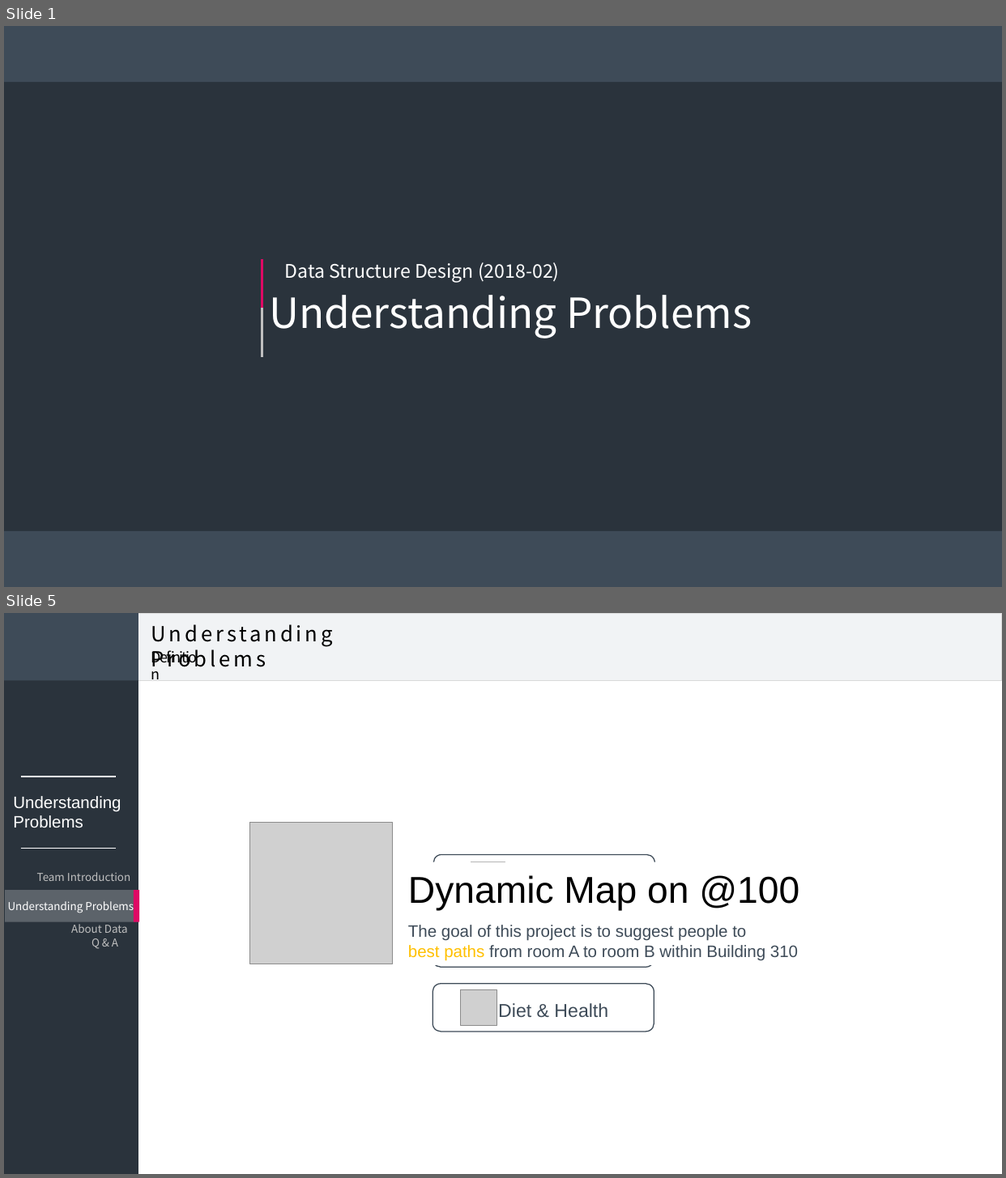
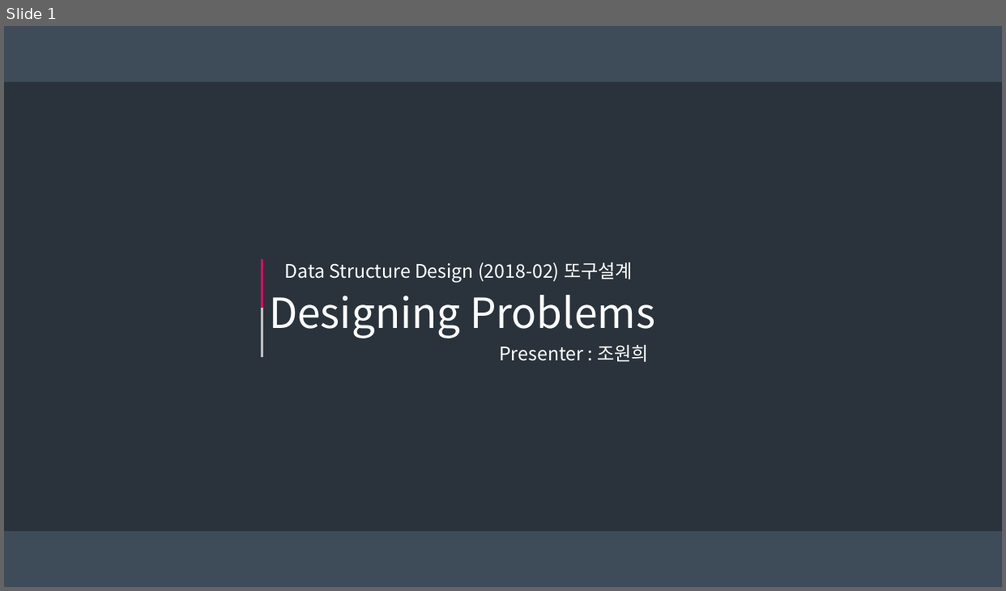
Before and after one commit to DDoGuSulGye/Presentation, a slide deck: 발표자료/03. Designing Problems.pptx. Shown one above the other, each under a label of ours: slides 1 and 5 before the commit, slide 1 after it; the slides between them are not shown. The pictures are 1006x1178 and 1006x591 pixels, drawn with LibreOffice and Linux fonts; fonts in the diff are those of the drawing; grey boxes stand for pictures. Boxes give left, top, right and bottom in pixels: in the first picture for what was removed or moved away, otherwise in the second. Text is boxed around its words. In the diff, an @@ line names an element or a change of style, - is before the commit and + after.

```diff
--- a/발표자료/03. Designing Problems.pptx
+++ b/발표자료/03. Designing Problems.pptx
@@ slide 5 removed at bbox=[4, 613, 1002, 1174], background #FFFFFF @@
@@ rectangle removed at bbox=[4, 613, 138, 1174] @@
@@ rectangle removed at bbox=[4, 613, 138, 680] @@
@@ rectangle removed at bbox=[121, 613, 1002, 680] @@
@@ text removed at bbox=[151, 624, 333, 647] @@
-Understanding Problems
@@ text removed at bbox=[144, 645, 208, 670] @@
-Definition
@@ line removed from (20, 776) to (117, 776) @@
@@ text removed at bbox=[13, 796, 121, 828] @@
-Understanding
-Problems
@@ picture removed at bbox=[250, 822, 393, 964] @@
@@ line removed from (20, 849) to (117, 849) @@
@@ group removed at bbox=[433, 855, 655, 1033]: 3 rounded rectangles, 2 pictures, 1 text @@
-Diet & Health
@@ text removed at bbox=[408, 875, 799, 910] @@
-Dynamic Map on @100
@@ rectangle removed at bbox=[5, 890, 139, 922] @@
@@ rectangle removed at bbox=[134, 890, 139, 922] @@
@@ text removed at bbox=[408, 925, 798, 961] @@
-The goal of this project is to suggest people to
-best paths from room A to room B within Building 310
@@ group removed at bbox=[8, 872, 134, 949]: 4 texts @@
-Understanding Problems
-Team Introduction
-About Data
-Q & A
@@ slide 1 changed as well @@
@@ text at bbox=[284, 263, 633, 283]: text changed @@
-Data Structure Design (2018-02)
+Data Structure Design (2018-02) 또구설계
@@ text at bbox=[269, 295, 655, 339]: text changed @@
-Understanding Problems
+Designing Problems
@@ text added at bbox=[499, 345, 649, 362], 18 pt, text #FFFFFF @@
+Presenter : 조원희
```
Also in this commit, not shown: 2 other slides changed, 11 slides added, 3 other slides removed.
